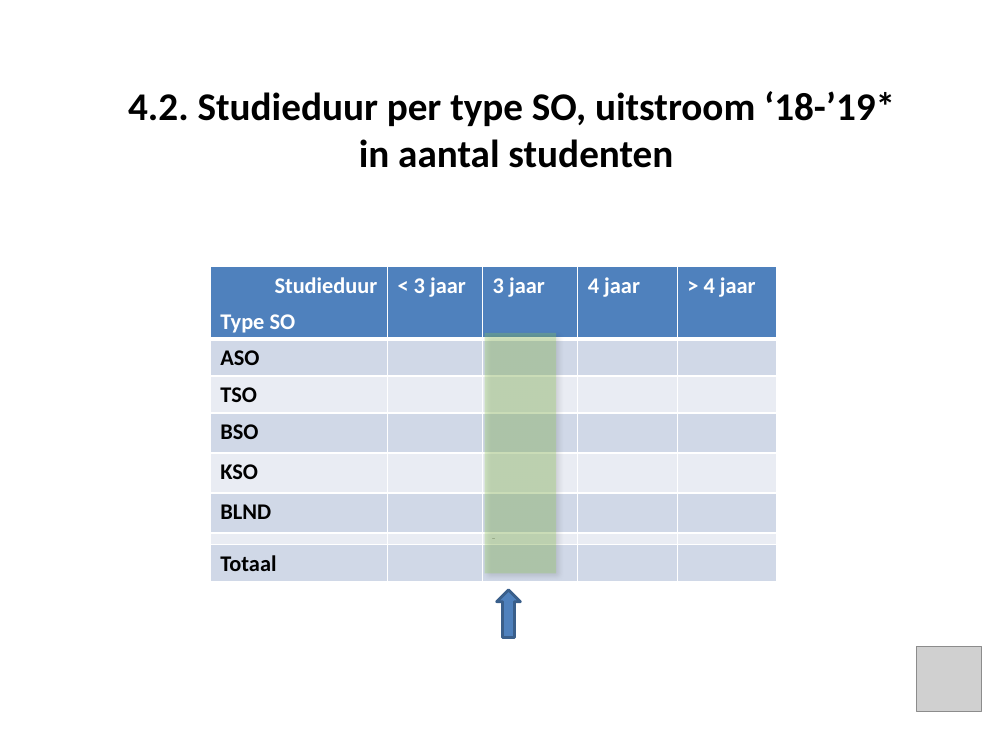
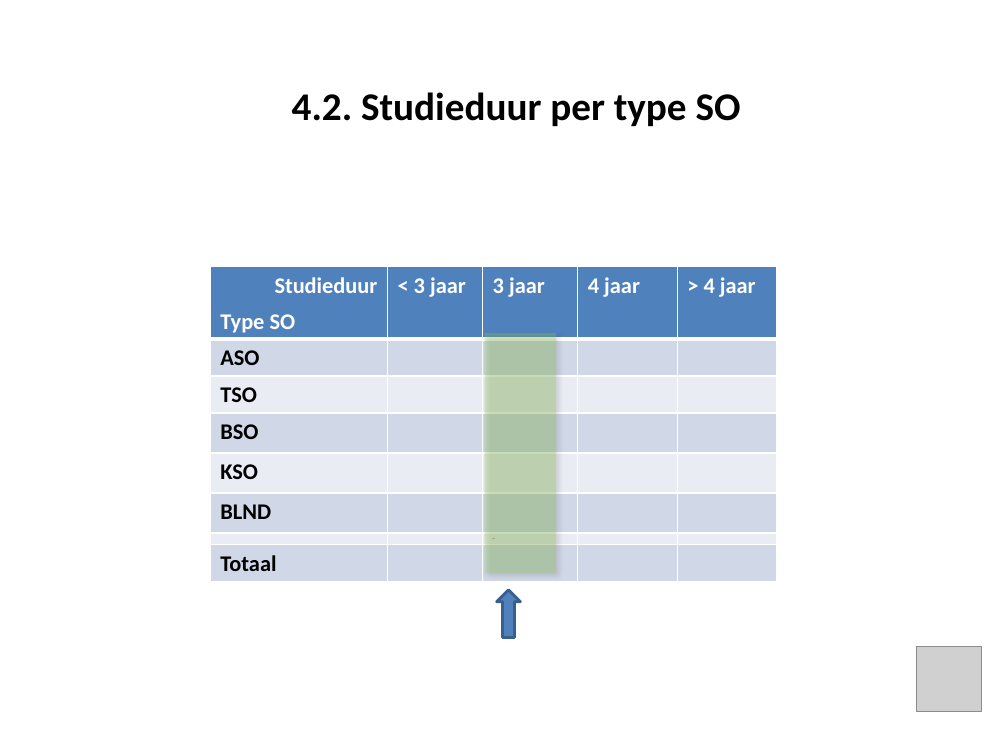
Before and after one commit to JorenSchelkens/GIP, a slide deck: slide 21 of CalculationDomain/ErasmusHogeSchool/EmptyPowerPoint.pptx. Drawn at 1008x756 pixels with LibreOffice and Linux fonts; fonts in the diff are those of the drawing; grey boxes stand for pictures. Boxes give left, top, right and bottom in pixels: in the first picture for what was removed or moved away, otherwise in the second. Text is boxed around its words. In the diff, an @@ line names an element or a change of style, - is before the commit and + after.

Commit message:
Studieduur slides bijna klaar

```diff
--- a/CalculationDomain/ErasmusHogeSchool/EmptyPowerPoint.pptx
+++ b/CalculationDomain/ErasmusHogeSchool/EmptyPowerPoint.pptx
@@ text at (292,92,741,126): text changed @@
-4.2. Studieduur per type SO, uitstroom ‘18-’19*
-in aantal studenten
+4.2. Studieduur per type SO
```
Also in this commit, not shown: 2 other slides changed, 6 other files.
